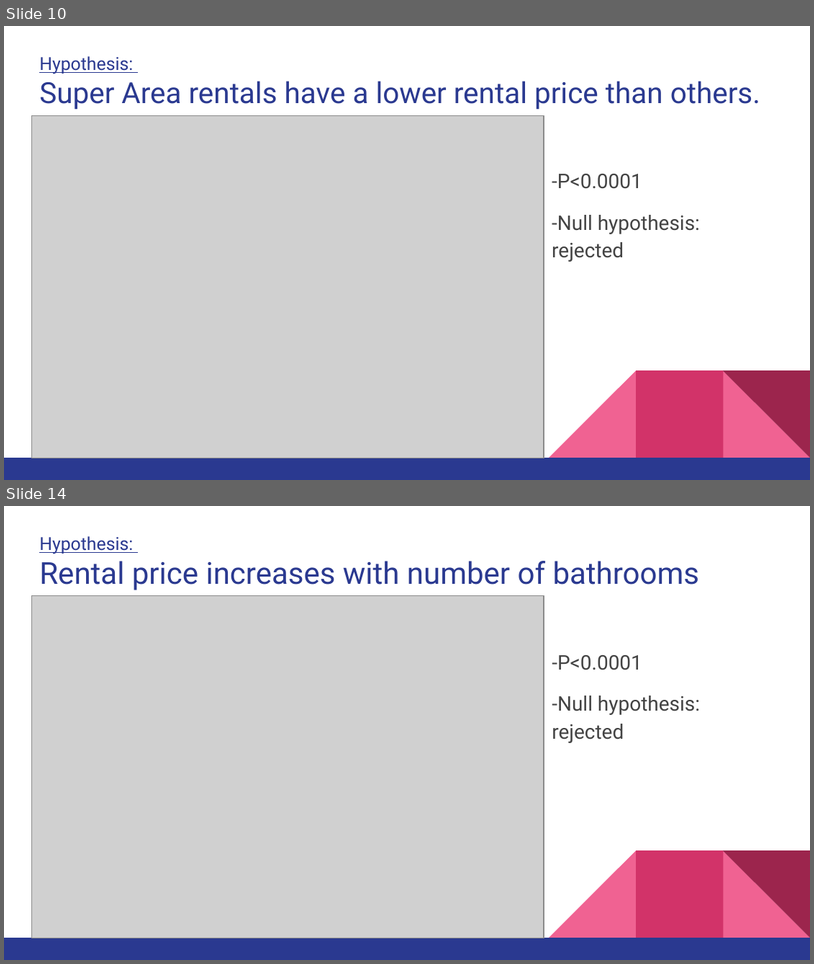
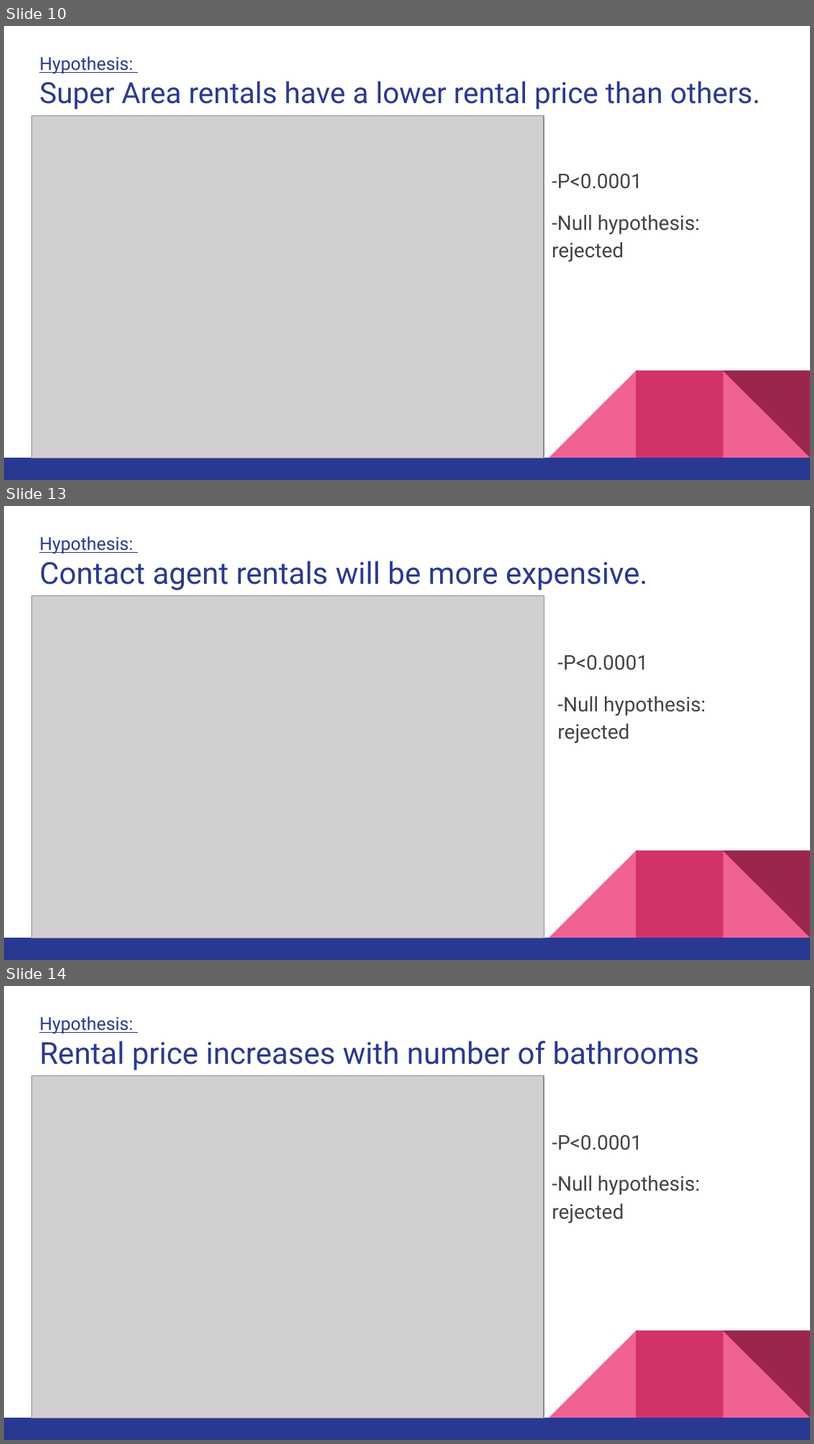
Before and after one commit to FrankMS3/Project-one, a slide deck: Project 1 Presentation.pptx. Shown one above the other, each under a label of ours: slides 10 and 14 before the commit, slides 10, 13 and 14 after it; the slides between them are not shown. The pictures are 814x964 and 814x1444 pixels, drawn with LibreOffice and Linux fonts; fonts in the diff are those of the drawing; grey boxes stand for pictures. Boxes give left, top, right and bottom in pixels: in the first picture for what was removed or moved away, otherwise in the second. Text is boxed around its words. In the diff, an @@ line names an element or a change of style, - is before the commit and + after.

```diff
--- a/Project 1 Presentation.pptx
+++ b/Project 1 Presentation.pptx
@@ slide 13 added at (x1=4, y1=506, x2=810, y2=960), background #FFFFFF; not listed: 5 template elements that a slide beside it also shows @@
@@ title added at (x1=39, y1=536, x2=648, y2=590), 27 pt, text #2A3990 @@
+Hypothesis:
+Contact agent rentals will be more expensive.
@@ picture added at (x1=31, y1=595, x2=544, y2=937) @@
@@ text added at (x1=558, y1=655, x2=706, y2=743), 18 pt, text #434343 @@
+-P<0.0001
+-Null hypothesis: rejected
```
Also in this commit, not shown: 3 slides changed, 1 other slide added, 1 slide removed, 1 other file.
